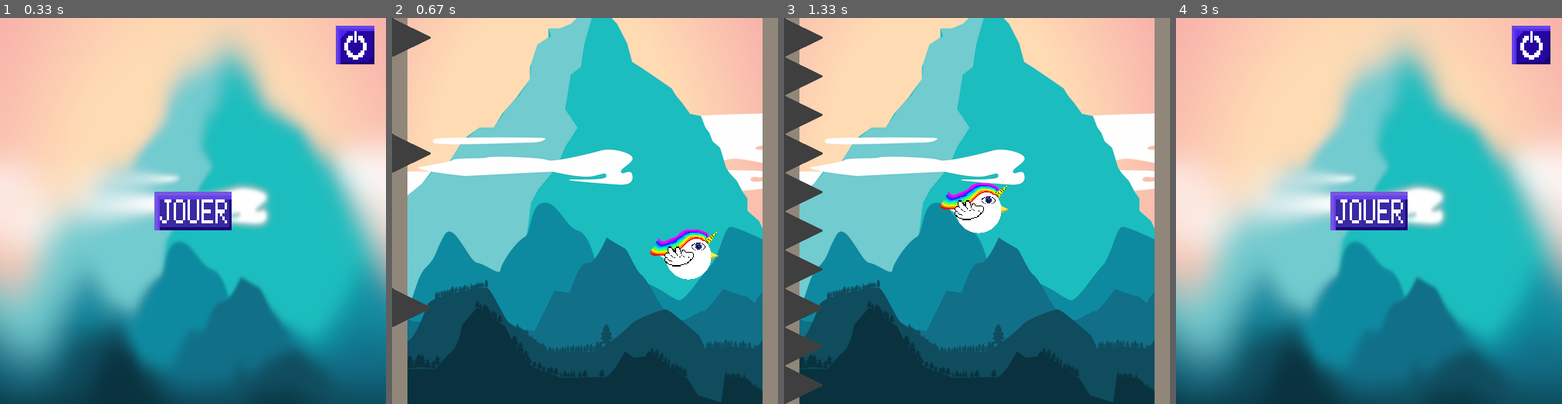
Above: before the commit, frames 1-4 (left to right).
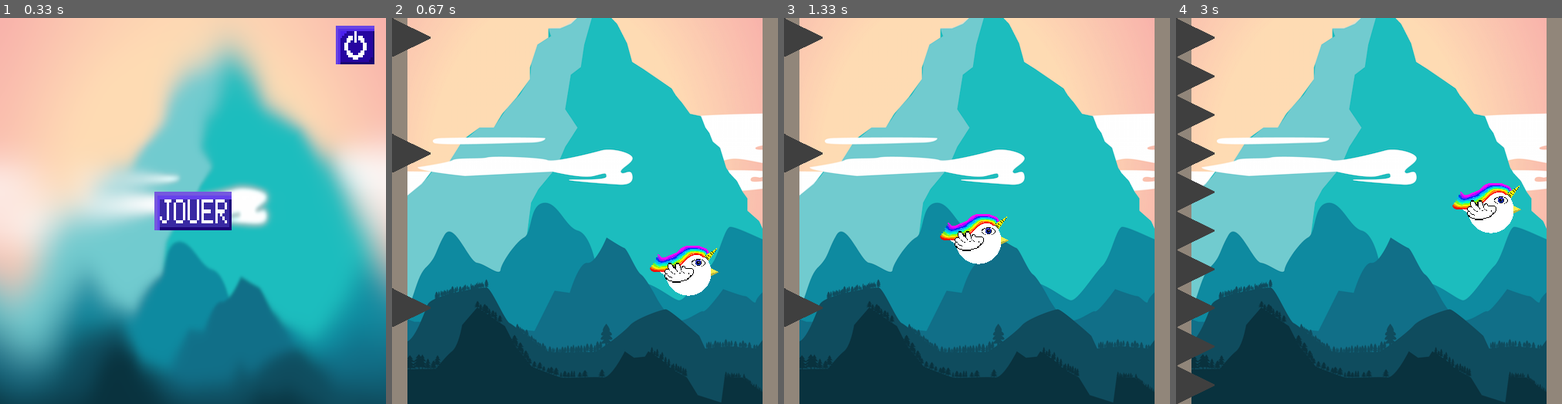
Above: after the commit, the same moments.

Repository: Wissi00/Projet-CMI
Game: pygame game, started from Main.py
The game is run twice, just before and just after one commit, with the same random seed, the same clock (stepped at 60 frames per second) and the same inputs.
Inputs (mouse positions are in pixels of both pictures, inside the frame that each line leads up to):
- Up to frame 1 (0.33 s): no input
- Up to frame 2 (0.67 s): click (585, 211) at 0.38 s
- Up to frame 3 (1.33 s): tap Space at 0.67, 1.07 s
- Up to frame 4 (3 s): tap Space at 1.37, 1.9, 2.2, 2.4, 2.7, 2.97 s

Frame 1 is identical in both runs. In frame 2, 1.7% of the frame differs, in the area x 66-85%, y 54-72%; in frame 3, 6.1%; in frame 4, 66%, in the area x 0-100%, y 0-100%.

Commit message:
Fichier score

Diff:
--- a/Game.py
+++ b/Game.py
@@ -54,21 +54,6 @@
                         print(point)
                         print(Player1.x,Player1.y)
                         MenuLost()
-
-
-
-
-
-
-
-
-
-
-
-
-
-
-
         #Display ------------------------------------------------------------
         screen.blit(Fond,(0,0))
         #Player1.mouvY(isJumping, )
--- /dev/null
+++ b/Score.py
@@ -0,0 +1,45 @@
+import random
+from Variables import scoreTexte,screen
+def maxPiques():
+    return 8
+
+def generationPiquesPosition(hauteur):
+    liste=[0]*10
+    if hauteur<30:
+        n=random.randint(2,3)
+        cpt=0
+        while cpt<n:
+            a=random.randint(0,9)
+            if liste[a]==0:
+                liste[a]=1
+                cpt+=1
+    elif hauteur<60:
+        n=random.randint(4,5)
+        cpt=0
+        while cpt<n:
+            a=random.randint(0,9)
+            if liste[a]==0:
+                liste[a]=1
+                cpt+=1
+    elif hauteur<120:
+        n=random.randint(6,7)
+        cpt=0
+        while cpt<n:
+            a=random.randint(0,9)
+            if liste[a]==0:
+                liste[a]=1
+                cpt+=1
+    else:
+        n=random.randint(6,8)
+        cpt=0
+        while cpt<n:
+            a=random.randint(0,9)
+            if liste[a]==0:
+                liste[a]=1
+                cpt+=1
+    print(liste)
+
+def afficherScore():
+    screen.blit(scoreTexte,(242,10))
+
+generationPiquesPosition(349)
--- a/Variables.py
+++ b/Variables.py
@@ -2,7 +2,7 @@
 from Buttons import Button
 from PIL import Image
 from pygame.locals import *
-
+pygame.init()
 
 taille = [500,500]
 fond = Image.open("sprites/Fond.png")
@@ -12,12 +12,13 @@
 fond2 = fond2.resize((taille[0], taille[1]))
 fond2.save("sprites/Fond2r.png")
 
-
-
+global hauteur
+hauteur = 0
 global plafond
 plafond = taille[0]*2/5
 screen = pygame.display.set_mode(taille)
-
+pixelfont=pygame.font.Font('Pixel.ttf',40)
+scoreTexte=pixelfont.render((str(hauteur)), True, (255,255,255))
 placeHolder=pygame.image.load("sprites/placeHolder.png")
 Jouer=pygame.image.load("sprites/Jouer.png")
 Power=pygame.image.load("sprites/Power.png")
@@ -26,7 +27,7 @@
 piqueImg=pygame.image.load("sprites/pique.png")
 StartButton=Button(taille[0]/2.5,taille[1]/2.22,Jouer,taille[0]/5,taille[1]/10)
 ExitButton=Button(taille[0]/1.15,taille[1]/50,Power,taille[0]/10,taille[1]/10)
-imgbird=pygame.image.load("sprites/oiseau.png")
-oiseauImg = pygame.transform.scale(imgbird, (100,100))
+img=pygame.image.load("sprites/oiseau.png")
+oiseauImg = pygame.transform.scale(img, (100, 100))
 clock=pygame.time.Clock()
 rect = screen.get_rect()
--- a/classes.py
+++ b/classes.py
@@ -63,7 +63,7 @@
 
     def mouvY(self, jump, hauteur):
         if jump == False:
-            self.vitesseVerticale= approach(self.vitesseVerticale,3,0.1)
+            self.vitesseVerticale= approach(self.vitesseVerticale,7,0.3)
         else:
             self.vitesseVerticale= -4
         self.y += self.vitesseVerticale
Binary file added: Pixel.ttf
